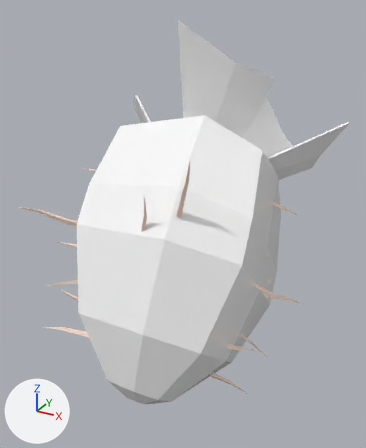
An edit to the FBX model Assets/Art/Models/Vegetables/Chard/Chard_Harvested.fbx, drawn before and after from the same camera.
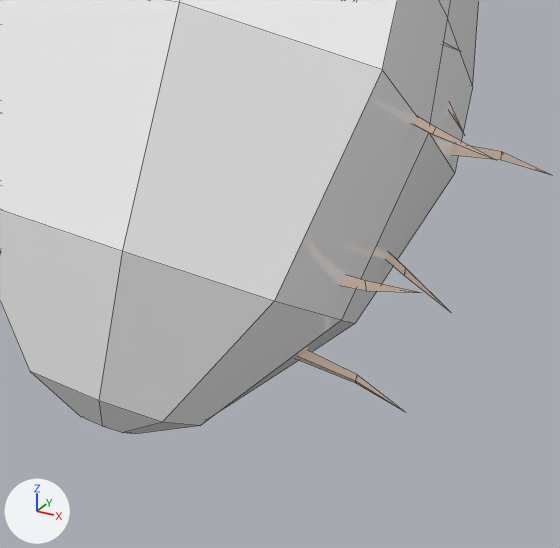
Each version appears first whole from a 50 mm lens placed at (0.0288, -0.0515, 0.0473), pointed at (-0.0023, 0.0051, 0.019), and next in a close-up on the part from 26% to 85% of the width and 53% to 100% of the height. Lighting does not change. The marker at lower left points along +X, +Y and +Z. The close-ups show mesh edges as thin lines. Where no turn or scale is listed for an object, it has been applied to the vertices.

Objects in the first close-up: 'Chard_Harvested'.
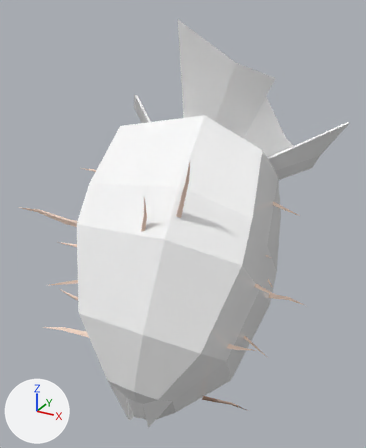
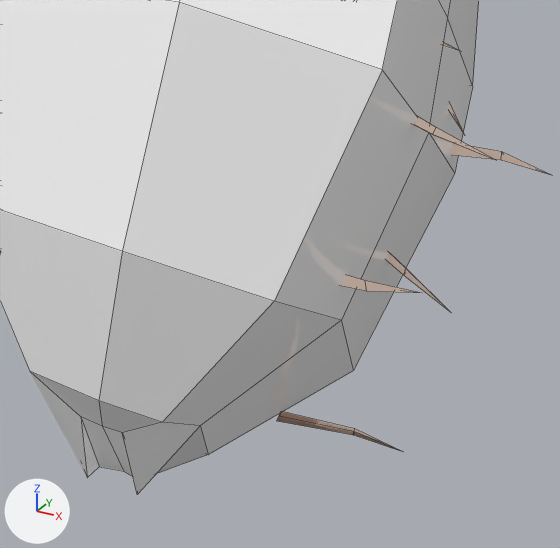
The newer file is also rescaled (x2.64) as a whole; pictures and numbers use the older file's frame.

Location of each change, (x1, y1, x2, y2) in pixels of the close-ups (560 x 548 px; the box of a moved part takes in the faces that stretch with it):
'Chard_Harvested', reshaped
    before: (0, 0, 552, 434)
    after: (0, 0, 552, 494)
part 1 of me_plane_018, moved or reshaped
    before: (297, 351, 405, 412)
    after: (277, 412, 403, 452)
part 2 of me_plane_018, moved or reshaped
    before: (123, 133, 455, 434)
    after: (30, 133, 455, 494)

Edits to the bpy script that builds the scene:
```text
Change me_plane_018:
    where me_plane_018.from_pydata(...)  # 266 vertices, 218 faces; spans x -0.022..0.0169, y -0.0144..0.0268, z -0.0005..0.0455
    used by ob_chard_harvested; location = (0.0, 0.0, 0.0)
    me_plane_018 part 1: the loose piece of 7 vertices spanning x 0.005..0.0117, y -0.003..-0.0016, z 0.0001..0.0023 is scaled about its middle by (1, 1, 0), then moved by (0.0, 0.0, -0.0037)
    me_plane_018 part 2: all 10 vertices in x -0.0039..0.0071, y -0.011..0.0033, z -0.0005..0.0015 are scaled about their middle by (1, 1, 0), then moved by (0.0, 0.0, -0.003)
```
